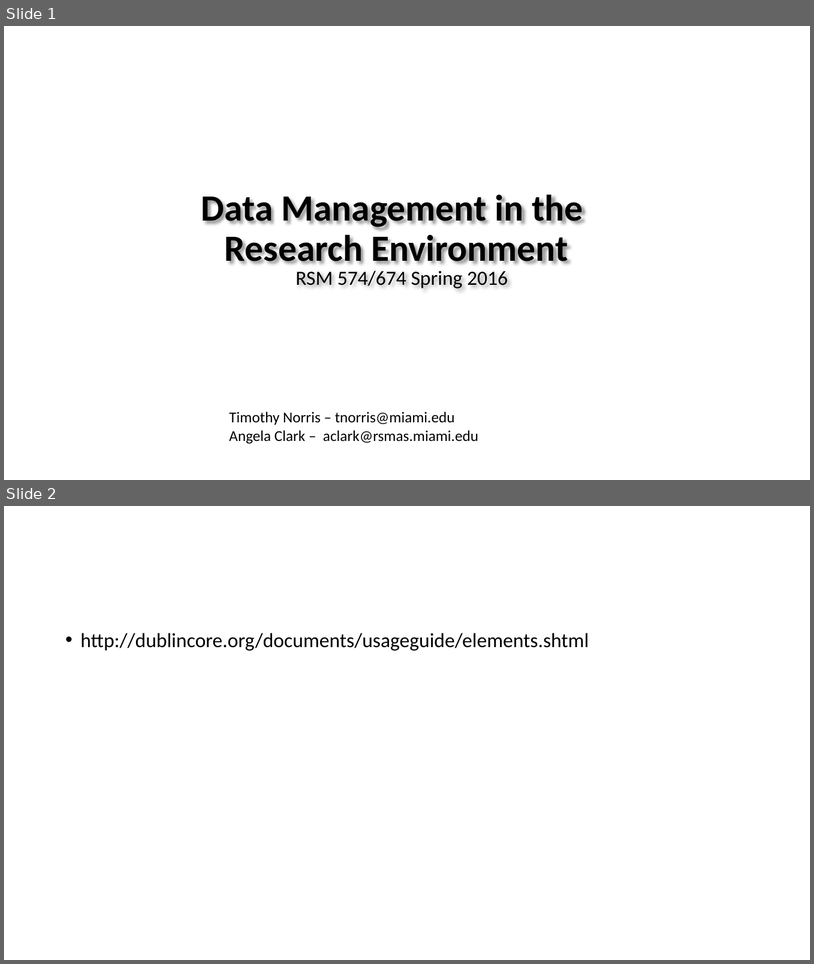
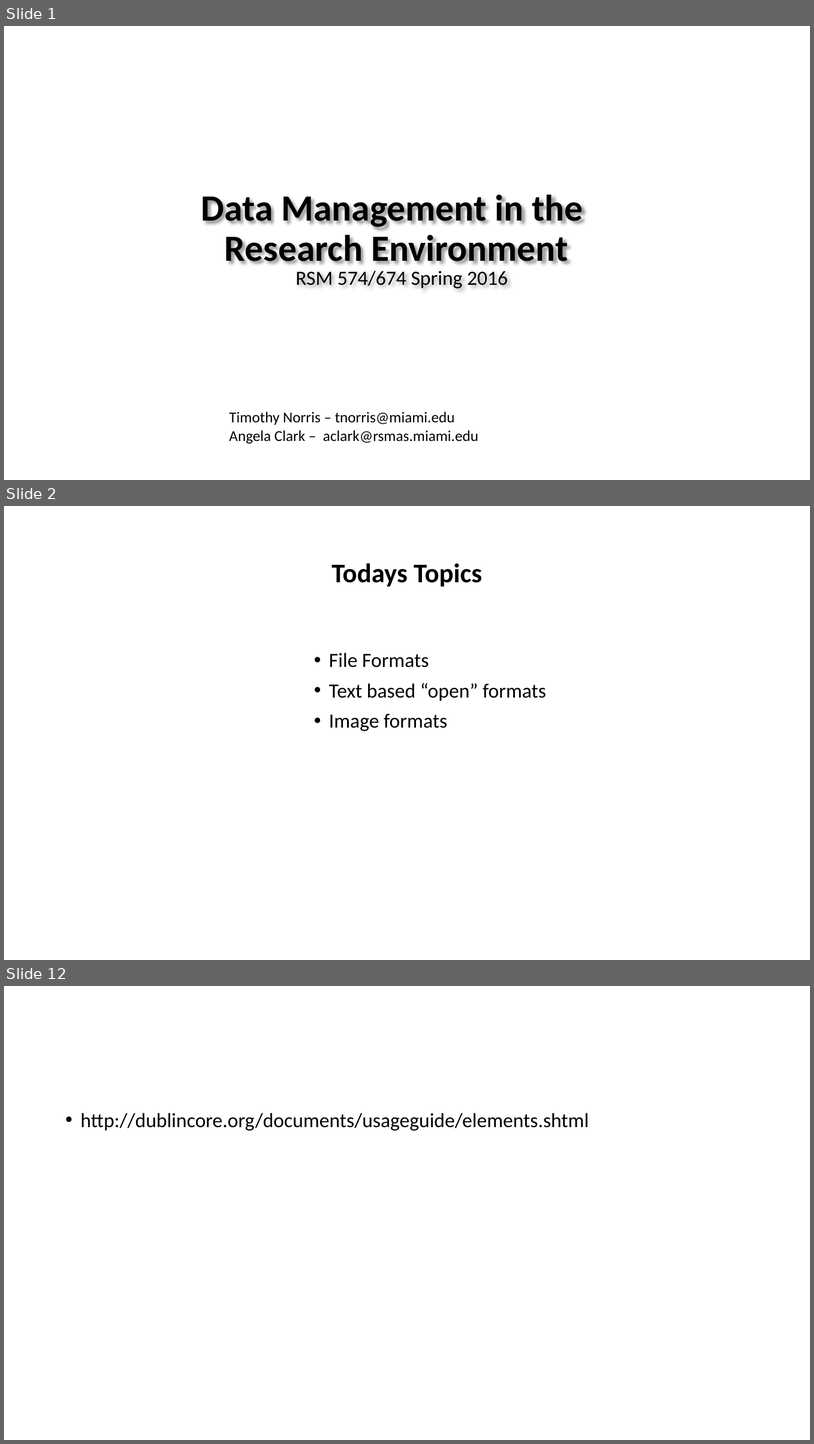
Before and after one commit to tibbben/teaching.data.literacy, a slide deck: UM_DataManagementClass/Lessons/03/03_secondMeeting.pptx. Shown one above the other, each under a label of ours: slides 1 and 2 before the commit, slides 1, 2 and 12 after it; the slides between them are not shown. The pictures are 814x964 and 814x1444 pixels, drawn with LibreOffice and Linux fonts; fonts in the diff are those of the drawing; background and template pictures are left out. Boxes give left, top, right and bottom in pixels: in the first picture for what was removed or moved away, otherwise in the second. Text is boxed around its words. In the diff, an @@ line names an element or a change of style, - is before the commit and + after.

```diff
--- a/UM_DataManagementClass/Lessons/03/03_secondMeeting.pptx
+++ b/UM_DataManagementClass/Lessons/03/03_secondMeeting.pptx
@@ slide 2 added at [4,506,810,960], background #FFFFFF @@
@@ title added at [332,563,482,586], 32 pt, text #000000, bold @@
+Todays Topics
@@ text added at [329,652,546,731], 24 pt, text #000000 @@
+• File Formats
+• Text based “open” formats
+• Image formats
@@ what was slide 2 is now slide 12 @@
```
Also in this commit, not shown: 9 other slides added, 2 other files.
